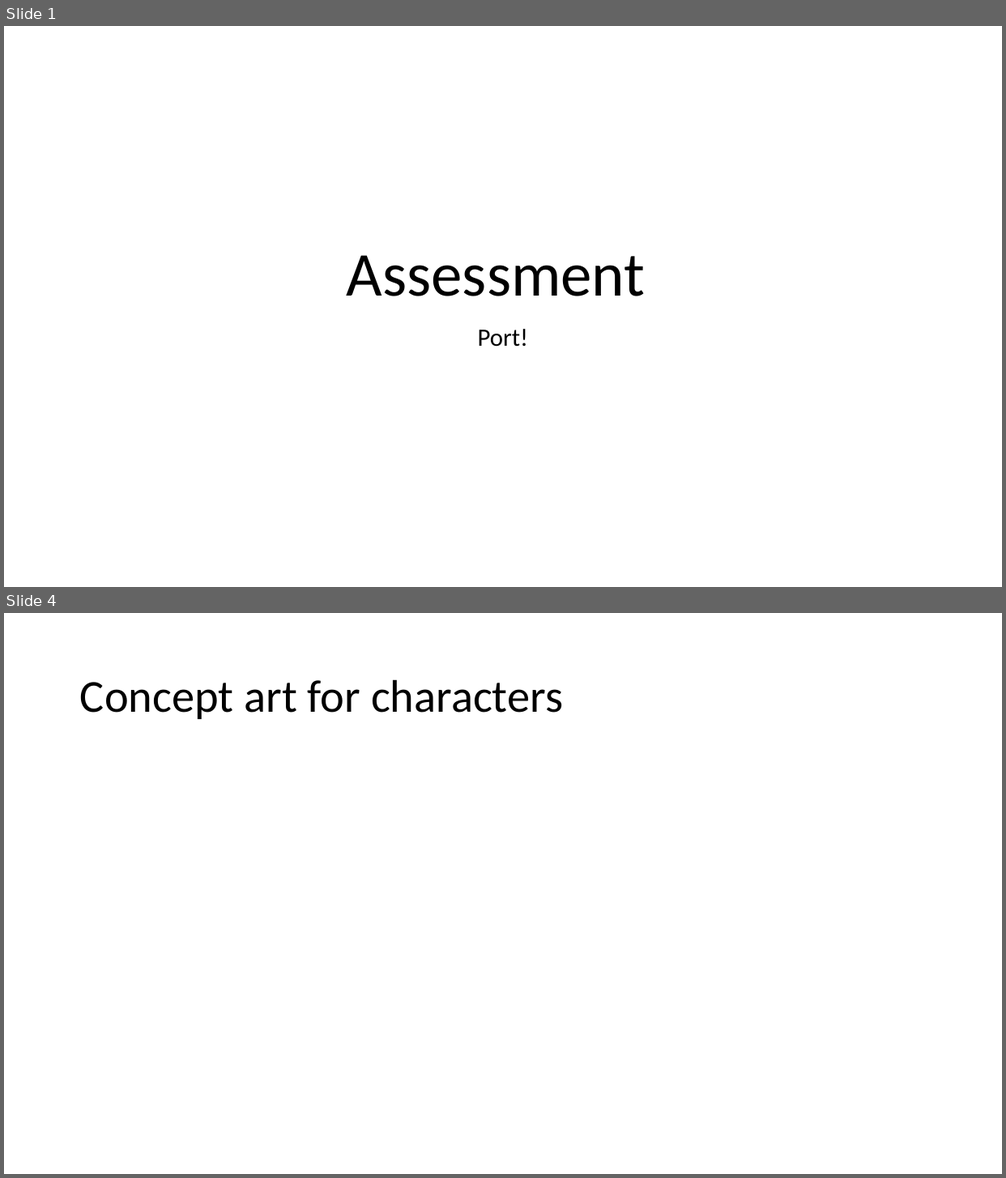
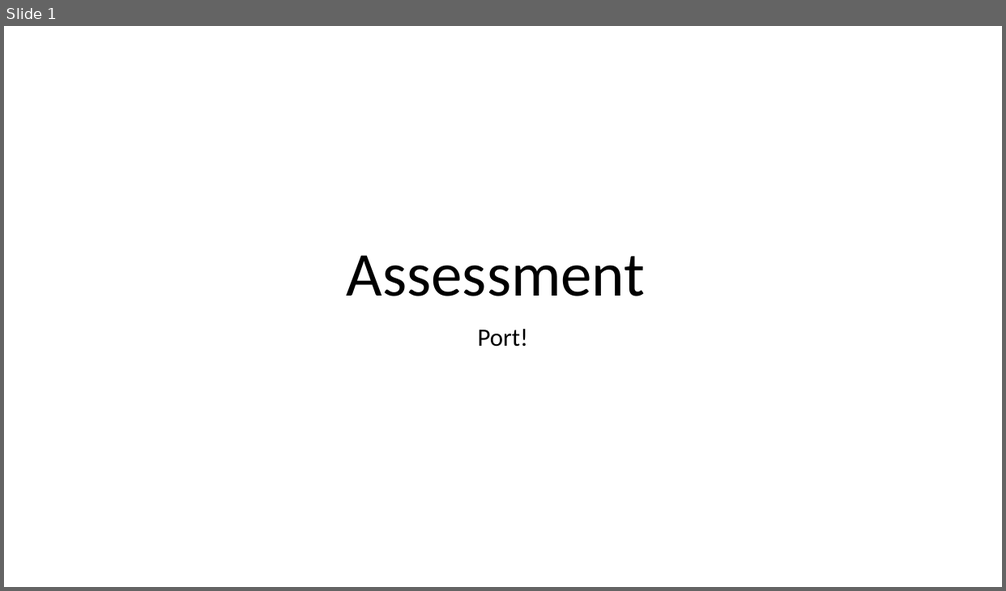
Before and after one commit to damola9162/prac-1-assessment, a slide deck: Assessment.pptx. Shown one above the other, each under a label of ours: slides 1 and 4 before the commit, slide 1 after it; the slides between them are not shown. The pictures are 1006x1178 and 1006x591 pixels, drawn with LibreOffice and Linux fonts; fonts in the diff are those of the drawing. Boxes give left, top, right and bottom in pixels: in the first picture for what was removed or moved away, otherwise in the second. Text is boxed around its words. In the diff, an @@ line names an element or a change of style, - is before the commit and + after.

```diff
--- a/Assessment.pptx
+++ b/Assessment.pptx
@@ slide 4 removed at [4,613,1002,1174], background #FFFFFF @@
@@ title removed at [80,679,563,719] @@
-Concept art for characters
```
Also in this commit, not shown: 2 slides changed, 4 slides added, 1 other file.
